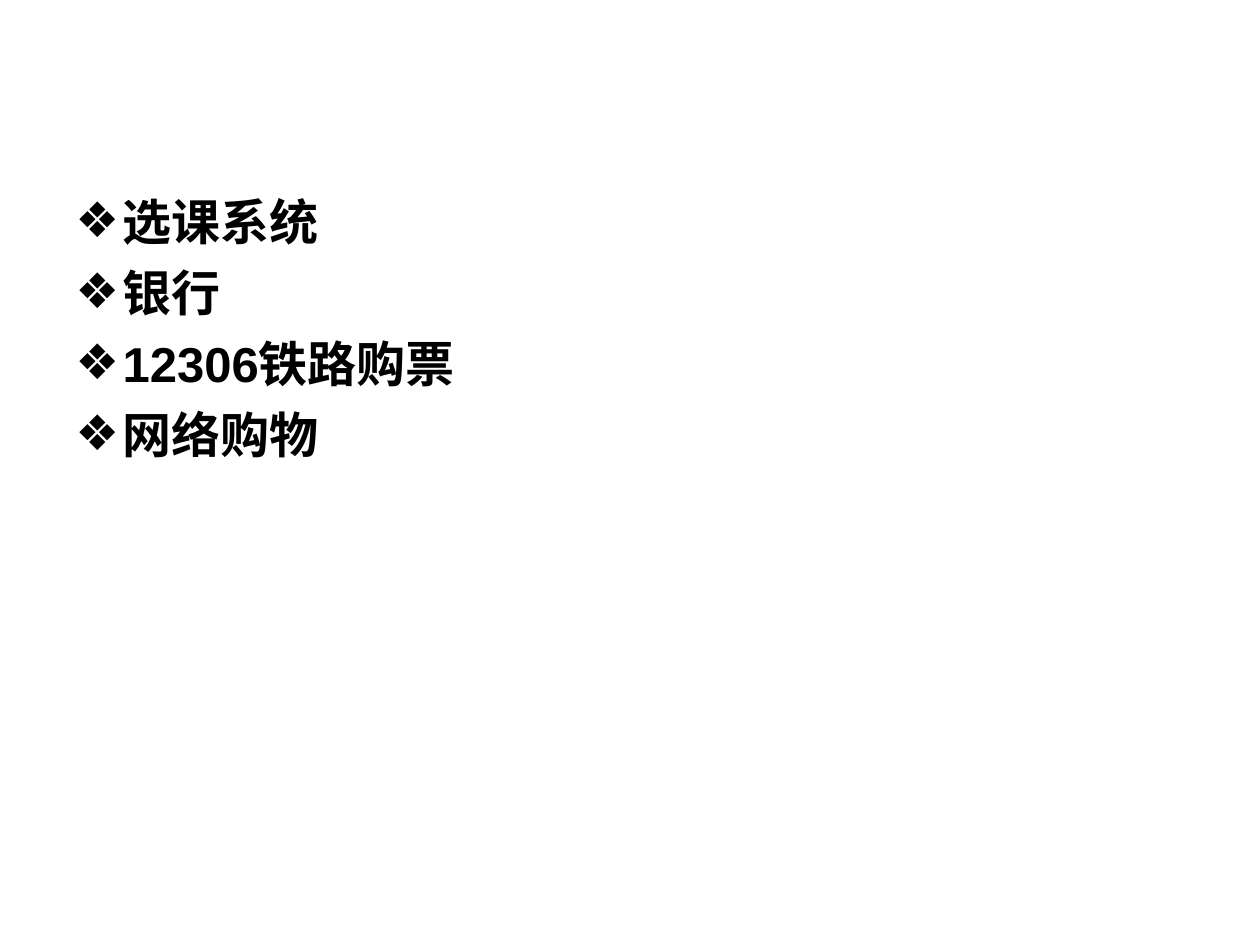
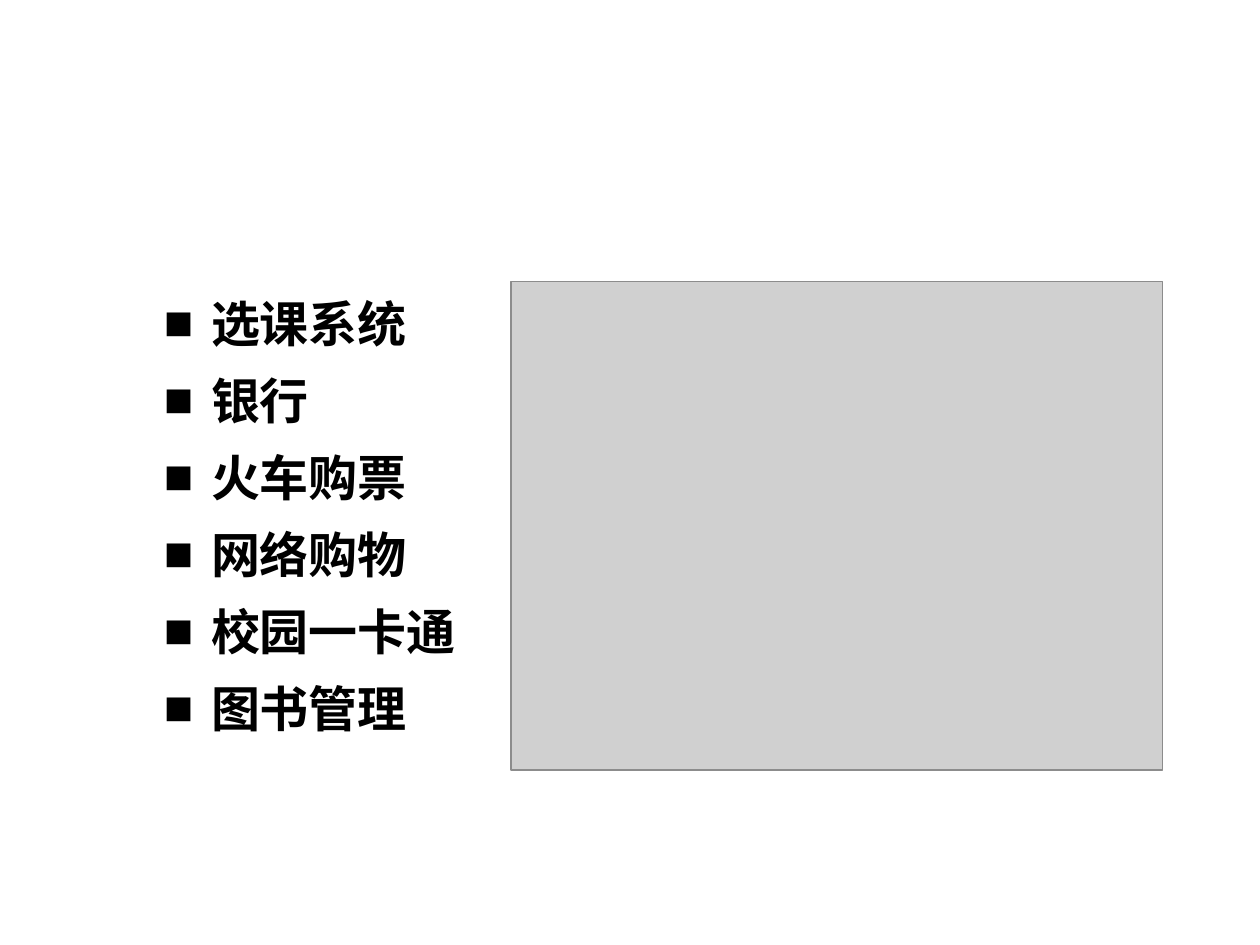
Before and after one commit to HBU/DataBase, a slide deck: slide 2 of PPT/DB第01章.ppt (slide 7 before the commit). Drawn at 1260x945 pixels with LibreOffice and Linux fonts; fonts in the diff are those of the drawing; grey boxes stand for pictures; background and template pictures are left out. Boxes give left, top, right and bottom in pixels: in the first picture for what was removed or moved away, otherwise in the second. Text is boxed around its words. In the diff, an @@ line names an element or a change of style, - is before the commit and + after.

```diff
--- a/PPT/DB第01章.ppt
+++ b/PPT/DB第01章.ppt
@@ text "选课系统": place and size @@
-text "选课系统" at (123, 198, 455, 458)
+text "选课系统" at (211, 300, 456, 732)
@@ picture added at (512, 281, 1163, 770) @@
@@ text at (211, 300, 407, 578): alignment left to justified; bullet ❖ to ■; line spacing 1 to 1.1 @@
@@ text at (211, 454, 407, 501): text changed @@
-❖ 12306铁路购票
+■ 火车购票
@@ text at (211, 608, 456, 732): paragraphs added @@
+■ 校园一卡通
+■ 图书管理
```
Also in this commit, not shown: 6 other slides changed, 2 slides added, 2 slides removed, 1 other file.
